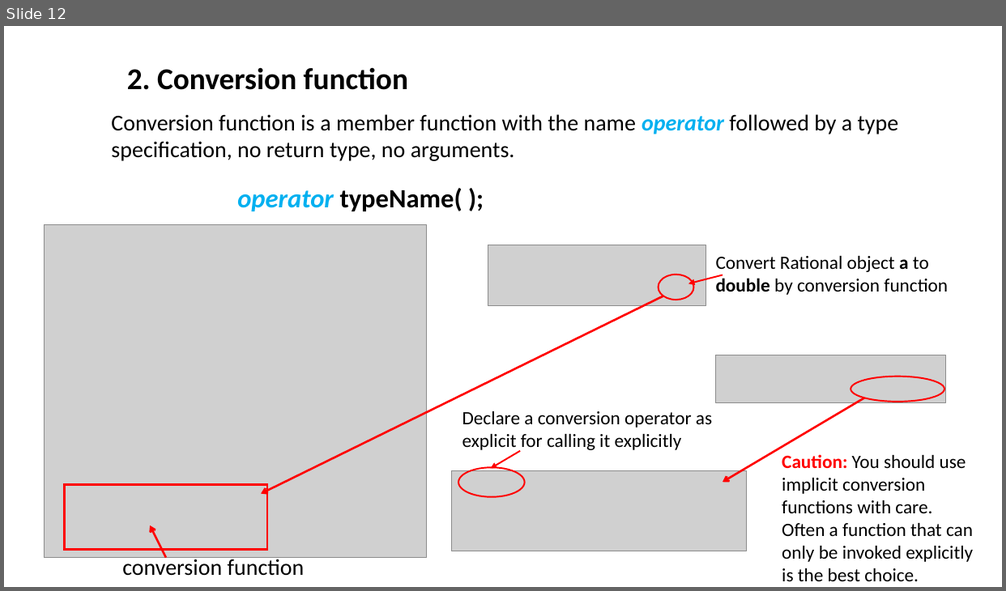
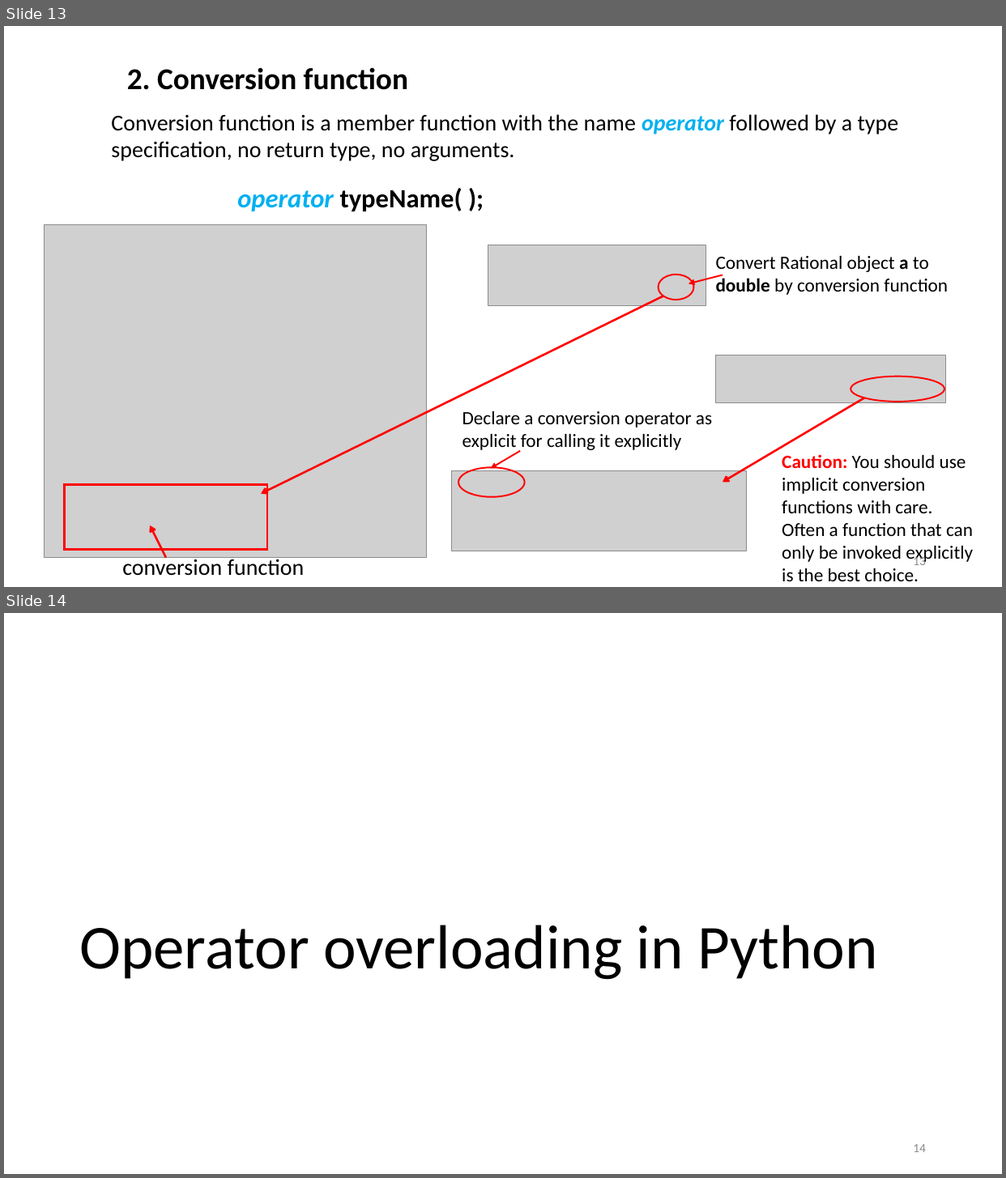
Before and after one commit to ShiqiYu/CPP, a slide deck: week10/Lab10.pptx. Shown one above the other, each under a label of ours: slide 12 before the commit, slides 13 and 14 after it. The pictures are 1006x591 and 1006x1178 pixels, drawn with LibreOffice and Linux fonts; fonts in the diff are those of the drawing; grey boxes stand for pictures; background and template pictures are left out. Boxes give left, top, right and bottom in pixels: in the first picture for what was removed or moved away, otherwise in the second. Text is boxed around its words. In the diff, an @@ line names an element or a change of style, - is before the commit and + after.

```diff
--- a/week10/Lab10.pptx
+++ b/week10/Lab10.pptx
@@ slide 14 added at (4,613,1002,1174), background #FFFFFF @@
@@ title added at (79,925,878,980), 60 pt, text #000000 @@
+Operator overloading in Python
@@ page number added at (913,1144,926,1152), 12 pt, text #8C8C8C @@
+14
@@ what was slide 12 is now slide 13 @@
@@ slide 13 changed as well @@
@@ page number added at (913,555,926,565), 12 pt, text #8C8C8C @@
+13
```
Also in this commit, not shown: 12 other slides changed, 6 other slides added, 5 other files.
